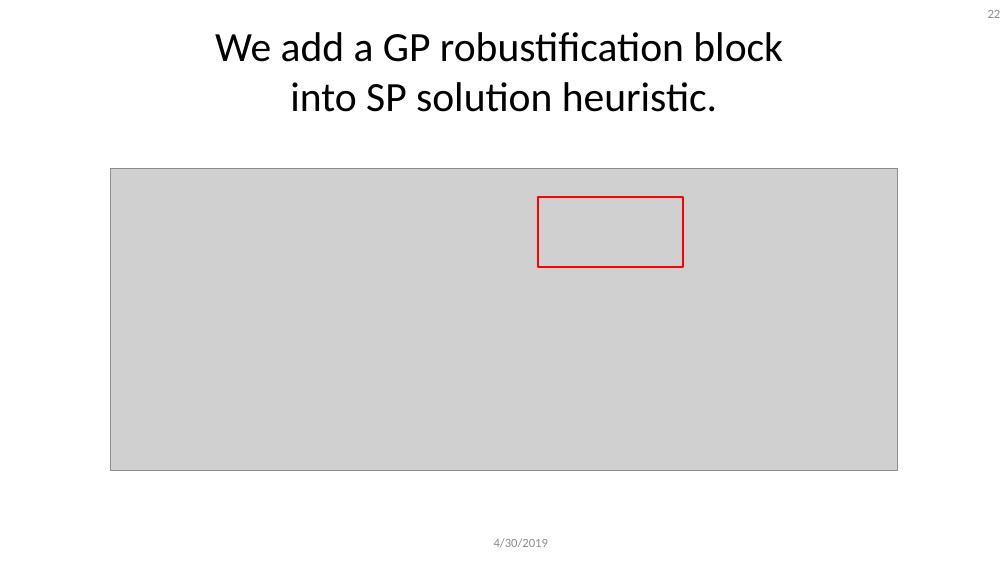
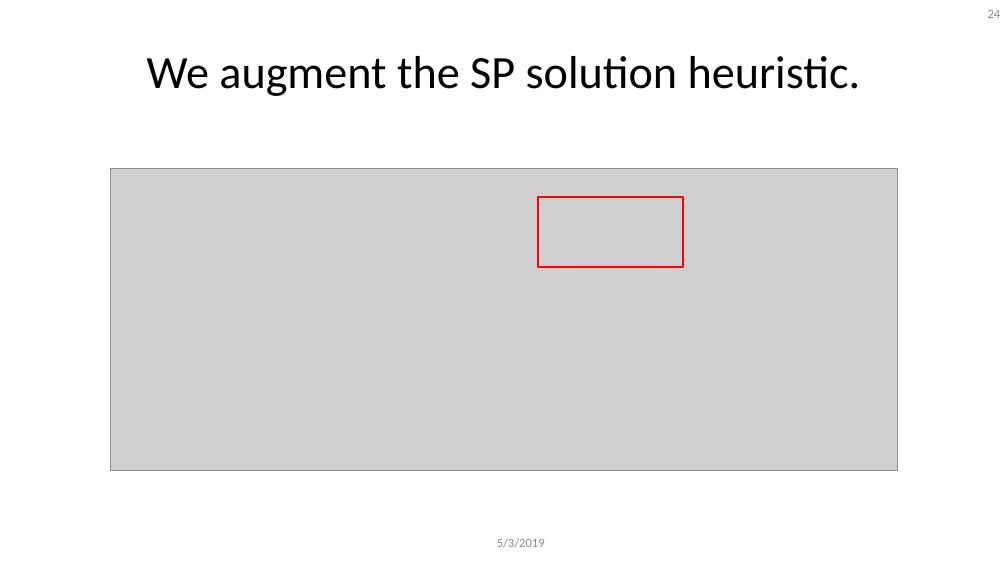
Before and after one commit to 1ozturkbe/robustSPpaper, a slide deck: slide 24 of presentations/acdlSeminar_20190503.pptx (slide 22 before the commit). Drawn at 1008x567 pixels with LibreOffice and Linux fonts; fonts in the diff are those of the drawing; grey boxes stand for pictures; background and template pictures are left out. Boxes give left, top, right and bottom in pixels: in the first picture for what was removed or moved away, otherwise in the second. Text is boxed around its words. In the diff, an @@ line names an element or a change of style, - is before the commit and + after.

```diff
--- a/presentations/acdlSeminar_20190503.pptx
+++ b/presentations/acdlSeminar_20190503.pptx
@@ page number at (x1=988, y1=10, x2=1001, y2=18): text changed @@
-22
+24
@@ title at (x1=147, y1=56, x2=861, y2=96): text changed; size 39.6 to 44 pt @@
-We add a GP robustification block
-into SP solution heuristic.
+We augment the SP solution heuristic.
@@ text at (x1=497, y1=538, x2=545, y2=548): text changed @@
-4/30/2019
+5/3/2019
```
Also in this commit, not shown: 32 other slides changed, 3 slides added, 1 slide removed.
